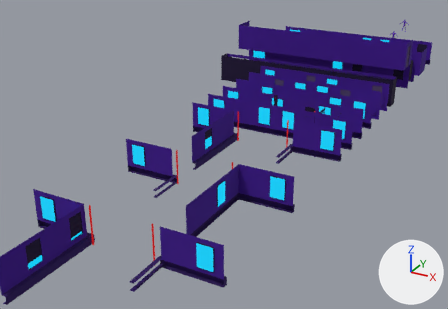
One commit to the Blender file MainFile.blend: the scene before it, then after it.
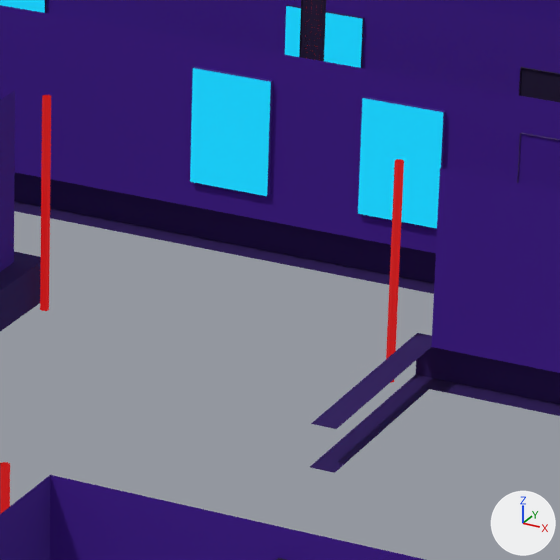
There are two pictures of each version: one from a camera (50 mm lens) standing at (14.99, -34.16, 14.93) and looking at (-2.57, -2.24, -1.04), one close up on the part from 52% to 69% of the width and 31% to 57% of the height. The lights are fixed; the arrows at lower right show +X, +Y and +Z.
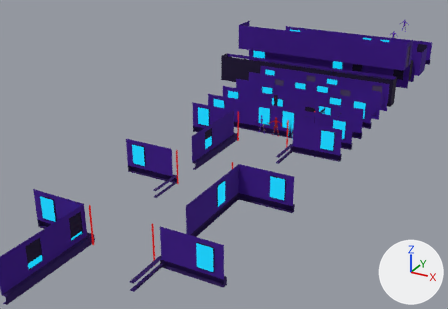
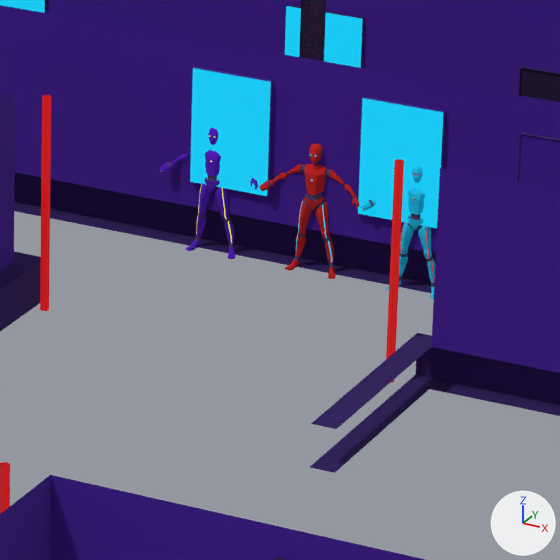
Where the change shows, as pixel boxes [x1, y1, x2, y2] in the close-ups (560 x 560 px):
'Base1:Male:Base1:Male:polySurface80.003', added
    after: [259, 143, 359, 279]
'Base1:Male:Base1:Male:polySurface80.002', added
    after: [160, 128, 258, 259]
'Base1:Male:Base1:Male:polySurface80.004', added
    after: [361, 165, 435, 299]

The change, as a list of edits to the scene's bpy script:
```text
Add img_colors_png_003:
    img_colors_png_003 = load_image('Colors.png.003', 'Assets/Textures/Colors.png', 20, 16, 'sRGB')
Add img_emissioncolor_png_003:
    img_emissioncolor_png_003 = load_image('EmissionColor.png.003', 'Assets/Textures/EmissionColor.png', 20, 16, 'sRGB')
Add mat_master_003:
    mat_master_003 = bpy.data.materials.new('Master.003')
    # uses the picture img_colors_png_003
    # uses the picture img_emissioncolor_png_003
Add me_mesh_003:
    me_mesh_003.from_pydata(...)  # 1762 vertices, 1835 faces; spans x -0.508..0.462, y -0.126..0.089, z -0.021..1.221
    me_mesh_003.materials.append(mat_master_003)
Add me_mesh_002:
    me_mesh_002.from_pydata(...)  # 1762 vertices, 1835 faces; spans x -0.508..0.462, y -0.126..0.089, z -0.021..1.221
    me_mesh_002.materials.append(mat_master_003)
Add me_mesh_004:
    me_mesh_004.from_pydata(...)  # 1762 vertices, 1835 faces; spans x -0.508..0.462, y -0.126..0.089, z -0.021..1.221
    me_mesh_004.materials.append(mat_master_003)
Add ob_base1_male_base1_male_polysurface80_004:
    ob_base1_male_base1_male_polysurface80_004 = bpy.data.objects.new('Base1:Male:Base1:Male:polySurface80.004', me_mesh_003)
    ob_base1_male_base1_male_polysurface80_004.location = (1.0, 0.0, 0.0)
Add ob_base1_male_base1_male_polysurface80_003:
    ob_base1_male_base1_male_polysurface80_003 = bpy.data.objects.new('Base1:Male:Base1:Male:polySurface80.003', me_mesh_002)
    ob_base1_male_base1_male_polysurface80_003.location = (0.0, 0.0, 0.0)
Add ob_base1_male_base1_male_polysurface80_002:
    ob_base1_male_base1_male_polysurface80_002 = bpy.data.objects.new('Base1:Male:Base1:Male:polySurface80.002', me_mesh_004)
    ob_base1_male_base1_male_polysurface80_002.location = (-1.0, 0.0, 0.0)
```
